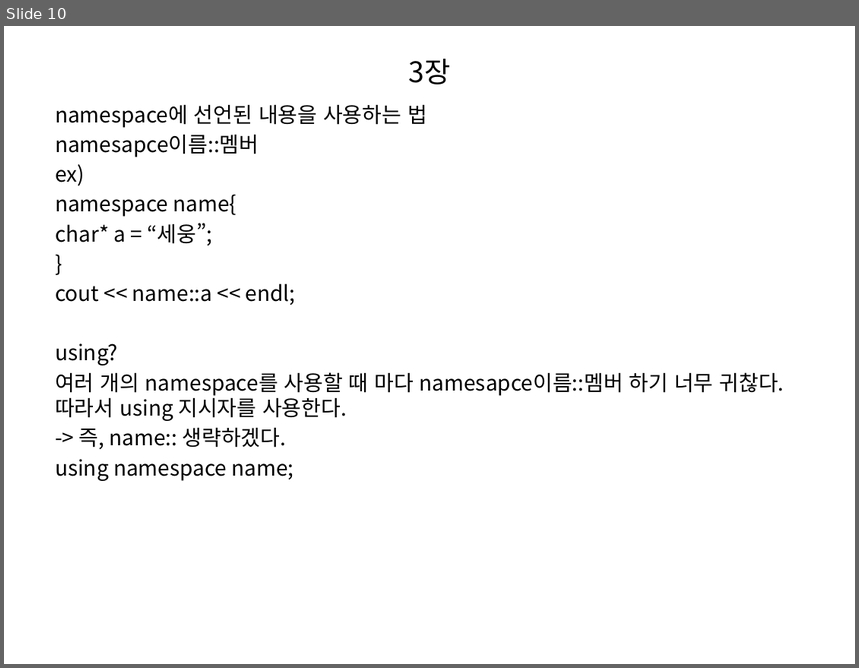
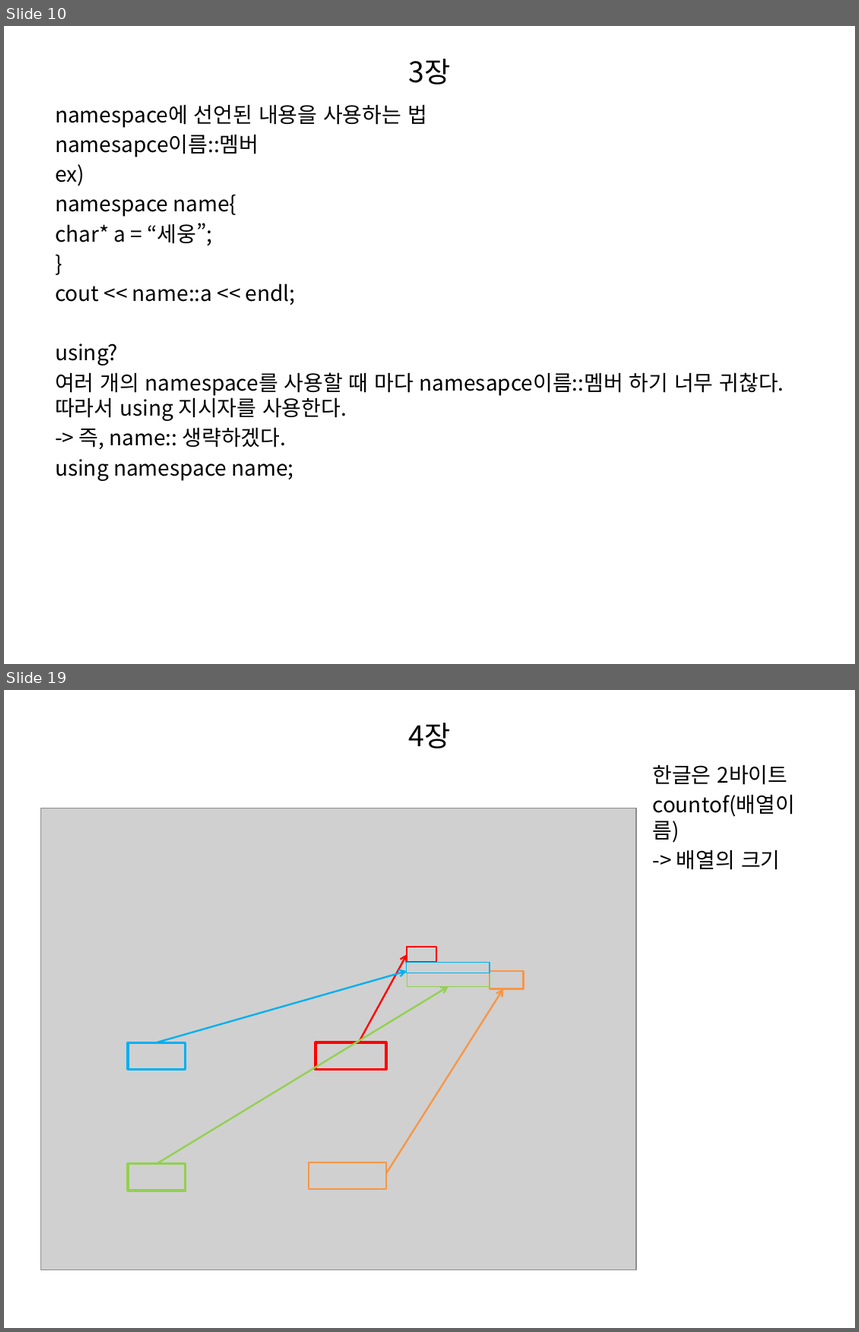
Before and after one commit to ssosee/C-study, a slide deck: C++ STUDY.pptx. Shown one above the other, each under a label of ours: slide 10 before the commit, slides 10 and 19 after it; the slides between them are not shown. The pictures are 859x668 and 859x1332 pixels, drawn with LibreOffice and Linux fonts; fonts in the diff are those of the drawing; grey boxes stand for pictures. Boxes give left, top, right and bottom in pixels: in the first picture for what was removed or moved away, otherwise in the second. Text is boxed around its words. In the diff, an @@ line names an element or a change of style, - is before the commit and + after.

```diff
--- a/C++ STUDY.pptx
+++ b/C++ STUDY.pptx
@@ slide 19 added at (x1=4, y1=690, x2=855, y2=1328), background #FFFFFF @@
@@ title added at (x1=408, y1=723, x2=450, y2=749), 24 pt, text #000000 @@
+4장
@@ text added at (x1=652, y1=765, x2=795, y2=870), 18 pt, text #000000 @@
+한글은 2바이트
+countof(배열이름)
+-> 배열의 크기
@@ picture added at (x1=40, y1=809, x2=636, y2=1271) @@
@@ arrow added from (359, 1043) to (407, 954), #FF0000 1.5 pt @@
@@ rectangle added at (x1=407, y1=947, x2=436, y2=962), outline #FF0000 1.5 pt @@
@@ rectangle added at (x1=407, y1=962, x2=489, y2=973), outline #00B0F0 0.75 pt @@
@@ arrow added from (156, 1043) to (407, 971), #00B0F0 1.5 pt @@
@@ rectangle added at (x1=407, y1=973, x2=489, y2=987), outline #92D050 0.75 pt @@
@@ rectangle added at (x1=490, y1=971, x2=523, y2=989), outline #F79646 1.5 pt @@
@@ arrow added from (156, 1164) to (449, 986), #92D050 1.5 pt @@
@@ arrow added from (386, 1173) to (503, 989), #F79646 1.5 pt @@
@@ rectangle added at (x1=129, y1=1043, x2=186, y2=1068), outline #00B0F0 2 pt @@
@@ rectangle added at (x1=316, y1=1043, x2=386, y2=1068), outline #FF0000 2 pt @@
@@ rectangle added at (x1=129, y1=1164, x2=186, y2=1191), outline #92D050 2 pt @@
@@ rectangle added at (x1=309, y1=1163, x2=386, y2=1189), outline #F79646 1.5 pt @@
```
Also in this commit, not shown: 3 slides changed, 88 other slides added, 1 slide removed.
